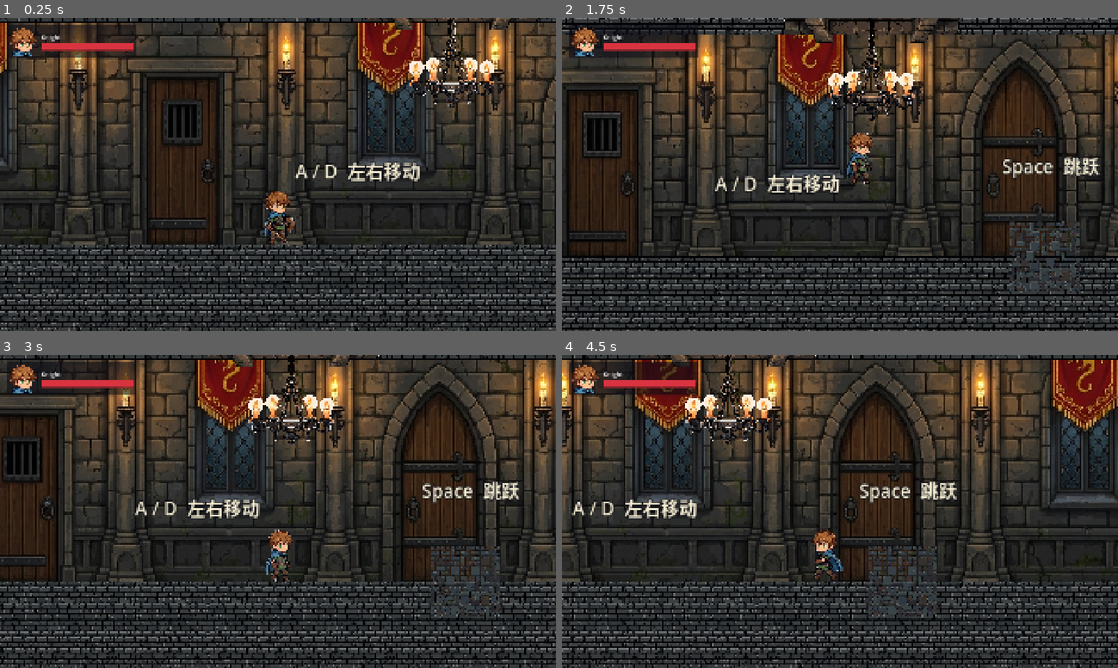
Above: before the commit, frames 1-4 (two rows, left to right).
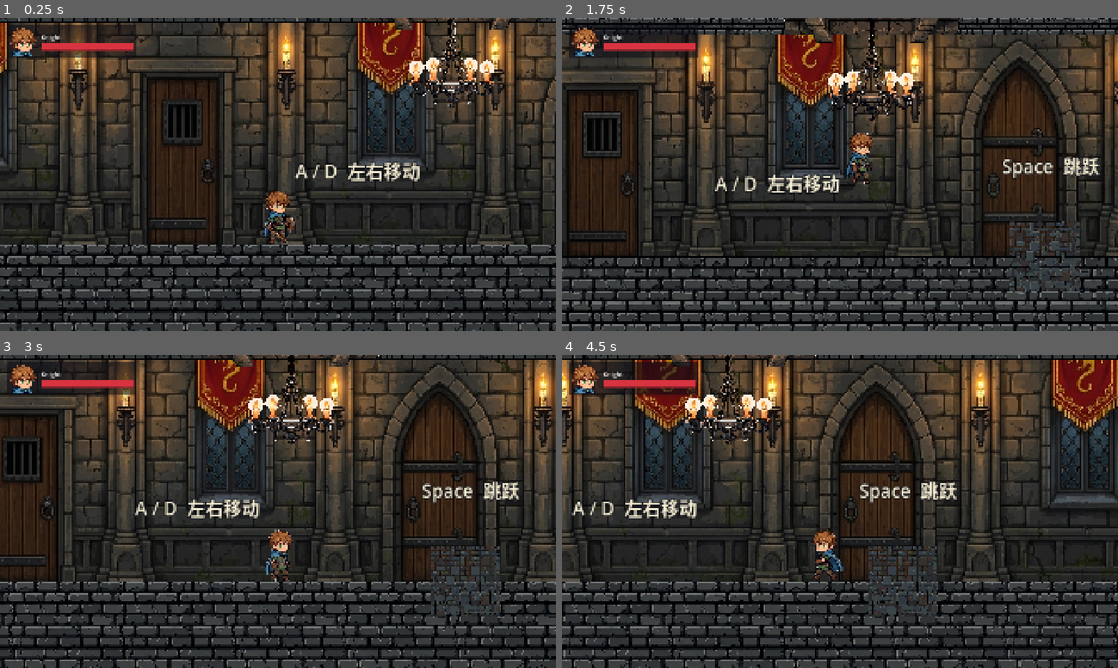
Above: after the commit, the same moments.

Repository: komeadanagito/hollowfen
Game: Godot game, scene res://scenes/tutorial_level.tscn
Same seed, same stepped clock (60 frames per second), same inputs: the game is played once before the commit and once after it.
Inputs (mouse positions are in pixels of both pictures, inside the frame that each line leads up to):
- Up to frame 1 (0.25 s): no input
- Up to frame 2 (1.75 s): tap Enter at 0.5 s; move the mouse to (962, 158) at 0.52 s; hold D (move_right) from 0.53 s (still down); tap J (attack) at 0.6 s; tap Space (jump) at 0.77, 1.52 s; move the mouse to (728, 190) at 1.27 s; tap Tab (switch_character) at 1.35 s
- Up to frame 3 (3 s): move the mouse to (333, 442) at 2.02 s; release D (move_right) at 2.03 s; hold A (move_left) 2.03-2.78 s; tap J (attack) at 2.1 s; move the mouse to (250, 574) at 2.77 s; hold D (move_right) from 2.78 s (still down); tap Tab (switch_character) at 2.85 s
- Up to frame 4 (4.5 s): tap Space (jump) at 3.02, 3.77 s; move the mouse to (1006, 558) at 3.52 s; tap J (attack) at 3.6 s; move the mouse to (673, 464) at 4.27 s; release D (move_right) at 4.28 s; hold A (move_left) from 4.28 s (still down); tap Tab (switch_character) at 4.35 s

The runs differ from the first frame. In frame 1, 14% of the frame differs, in the area x 0-100%, y 72-100%; in frame 2, 12%; in frame 3, 14%; in frame 4, 14%.

Commit message:
tweak: enlarge floor brick tiling (2x)
Co-Authored-By: Claude Opus 4.8 <noreply@anthropic.com>

Diff:
--- a/scenes/tutorial_level.tscn
+++ b/scenes/tutorial_level.tscn
@@ -38,11 +38,11 @@
 [sub_resource type="SystemFont" id="SystemFont_qxil5"]
 font_names = PackedStringArray("Chalkduster", "Hiragino Sans GB", "PingFang SC", "Heiti SC")
 
-[node name="TutorialLevel" type="Node2D" unique_id=1925272209 node_paths=PackedStringArray("party_manager")]
+[node name="TutorialLevel" type="Node2D" unique_id=2085516797 node_paths=PackedStringArray("party_manager")]
 script = ExtResource("1_r0rxt")
 party_manager = NodePath("PartyManager")
 
-[node name="Background" type="Sprite2D" parent="." unique_id=1433466944]
+[node name="Background" type="Sprite2D" parent="." unique_id=2005979490]
 z_index = -100
 texture_filter = 1
 texture_repeat = 2
@@ -52,7 +52,7 @@
 region_enabled = true
 region_rect = Rect2(0, 0, 8000, 1120)
 
-[node name="Ceiling" type="Sprite2D" parent="." unique_id=1349963558]
+[node name="Ceiling" type="Sprite2D" parent="." unique_id=889673682]
 z_index = -40
 texture_filter = 1
 texture_repeat = 2
@@ -62,54 +62,55 @@
 region_enabled = true
 region_rect = Rect2(0, 0, 8000, 230)
 
-[node name="Chandelier_600" type="Sprite2D" parent="." unique_id=1234224895]
+[node name="Chandelier_600" type="Sprite2D" parent="." unique_id=2012688947]
 z_index = -38
 texture_filter = 1
 position = Vector2(600, 360)
 texture = ExtResource("4_tjoum")
 
-[node name="Chandelier_2400" type="Sprite2D" parent="." unique_id=978518999]
+[node name="Chandelier_2400" type="Sprite2D" parent="." unique_id=1456766688]
 z_index = -38
 texture_filter = 1
 position = Vector2(2400, 360)
 texture = ExtResource("4_tjoum")
 
-[node name="Chandelier_4200" type="Sprite2D" parent="." unique_id=270237987]
+[node name="Chandelier_4200" type="Sprite2D" parent="." unique_id=945082867]
 z_index = -38
 texture_filter = 1
 position = Vector2(4200, 360)
 texture = ExtResource("4_tjoum")
 
-[node name="Chandelier_6000" type="Sprite2D" parent="." unique_id=329000616]
+[node name="Chandelier_6000" type="Sprite2D" parent="." unique_id=14103667]
 z_index = -38
 texture_filter = 1
 position = Vector2(6000, 360)
 texture = ExtResource("4_tjoum")
 
-[node name="PH_Terrain_Ground" type="StaticBody2D" parent="." unique_id=733956937]
+[node name="PH_Terrain_Ground" type="StaticBody2D" parent="." unique_id=1767780172]
 editor_description = "[物料] 类别=地形 | 贴图=res://assets/floor_stone.png | 备注=连续地面顶面y=800，向下填充"
 position = Vector2(3500, 1000)
 
-[node name="CollisionShape2D" type="CollisionShape2D" parent="PH_Terrain_Ground" unique_id=1723147196]
+[node name="CollisionShape2D" type="CollisionShape2D" parent="PH_Terrain_Ground" unique_id=209835858]
 shape = SubResource("RectangleShape2D_v4no4")
 
-[node name="Sprite" type="Sprite2D" parent="PH_Terrain_Ground" unique_id=1955609827]
+[node name="Sprite" type="Sprite2D" parent="PH_Terrain_Ground" unique_id=561847817]
 texture_filter = 1
 texture_repeat = 2
 position = Vector2(-4000, -200)
+scale = Vector2(2, 2)
 texture = ExtResource("5_a6d6p")
 centered = false
 region_enabled = true
-region_rect = Rect2(0, 0, 8000, 400)
-
-[node name="PH_Terrain_JumpBlock" type="StaticBody2D" parent="." unique_id=13839223]
+region_rect = Rect2(0, 0, 4000, 200)
+
+[node name="PH_Terrain_JumpBlock" type="StaticBody2D" parent="." unique_id=1002139150]
 editor_description = "[物料] 类别=地形 | 贴图=res://assets/stone_block.png | 备注=跳跃教学"
 position = Vector2(1000, 800)
 
-[node name="CollisionShape2D" type="CollisionShape2D" parent="PH_Terrain_JumpBlock" unique_id=1155014851]
+[node name="CollisionShape2D" type="CollisionShape2D" parent="PH_Terrain_JumpBlock" unique_id=1427627569]
 shape = SubResource("RectangleShape2D_jy485")
 
-[node name="Sprite" type="Sprite2D" parent="PH_Terrain_JumpBlock" unique_id=173493795]
+[node name="Sprite" type="Sprite2D" parent="PH_Terrain_JumpBlock" unique_id=1688826789]
 texture_filter = 1
 texture_repeat = 2
 position = Vector2(-80, -80)
@@ -118,10 +119,10 @@
 region_enabled = true
 region_rect = Rect2(0, 0, 160, 160)
 
-[node name="SpawnPoint" type="Marker2D" parent="." unique_id=671635263]
+[node name="SpawnPoint" type="Marker2D" parent="." unique_id=1564572513]
 position = Vector2(200, 740)
 
-[node name="PartyManager" type="Node2D" parent="." unique_id=818486716]
+[node name="PartyManager" type="Node2D" parent="." unique_id=1766603032]
 script = ExtResource("7_08yhi")
 
 [node name="Knight" type="CharacterBody2D" parent="PartyManager" unique_id=672221398 instance=ExtResource("8_b2nau")]
@@ -151,12 +152,12 @@
 collision_layer = 4
 script = ExtResource("17_5vxda")
 
-[node name="Enemy4" type="CharacterBody2D" parent="." unique_id=739052311 instance=ExtResource("12_0dl17")]
+[node name="Enemy4" type="CharacterBody2D" parent="." unique_id=1099692575 instance=ExtResource("12_0dl17")]
 position = Vector2(6000, 700)
 collision_layer = 4
 script = ExtResource("13_bqfht")
 
-[node name="Enemy5" type="CharacterBody2D" parent="." unique_id=968287093 instance=ExtResource("16_sfsd2")]
+[node name="Enemy5" type="CharacterBody2D" parent="." unique_id=878018601 instance=ExtResource("16_sfsd2")]
 position = Vector2(6400, 700)
 collision_layer = 4
 script = ExtResource("17_5vxda")
@@ -183,7 +184,7 @@
 collision_mask = 0
 script = ExtResource("23_ccthf")
 
-[node name="Switch_B" type="Area2D" parent="." unique_id=7380149 instance=ExtResource("20_5hj4c")]
+[node name="Switch_B" type="Area2D" parent="." unique_id=92292236 instance=ExtResource("20_5hj4c")]
 position = Vector2(4450, 420)
 scale = Vector2(2, 2)
 collision_layer = 128
@@ -191,7 +192,7 @@
 monitoring = false
 script = ExtResource("21_1da40")
 
-[node name="Door_B" type="StaticBody2D" parent="." unique_id=2050057333 instance=ExtResource("22_cyy35")]
+[node name="Door_B" type="StaticBody2D" parent="." unique_id=1216644026 instance=ExtResource("22_cyy35")]
 position = Vector2(4500, 700)
 scale = Vector2(2, 3)
 collision_mask = 0
@@ -203,7 +204,7 @@
 collision_mask = 2
 script = ExtResource("25_imrb0")
 
-[node name="Camera" type="Camera2D" parent="." unique_id=1821107129 node_paths=PackedStringArray("party_manager")]
+[node name="Camera" type="Camera2D" parent="." unique_id=436739066 node_paths=PackedStringArray("party_manager")]
 position = Vector2(200, 740)
 zoom = Vector2(1.5, 1.5)
 limit_left = -500
@@ -217,7 +218,7 @@
 script = ExtResource("28_41vox")
 party_manager = NodePath("../PartyManager")
 
-[node name="L_Move" type="Label" parent="." unique_id=776654126]
+[node name="L_Move" type="Label" parent="." unique_id=2007065422]
 z_index = 10
 offset_left = 240.0
 offset_top = 600.0
@@ -231,7 +232,7 @@
 theme_override_constants/outline_size = 10
 text = "A / D  左右移动"
 
-[node name="L_Jump" type="Label" parent="." unique_id=590084784]
+[node name="L_Jump" type="Label" parent="." unique_id=91502576]
 z_index = 10
 offset_left = 900.0
 offset_top = 560.0
@@ -245,7 +246,7 @@
 theme_override_constants/outline_size = 10
 text = "Space  跳跃"
 
-[node name="L_Attack" type="Label" parent="." unique_id=1411684147]
+[node name="L_Attack" type="Label" parent="." unique_id=2139614126]
 z_index = 10
 offset_left = 1660.0
 offset_top = 560.0
@@ -259,7 +260,7 @@
 theme_override_constants/outline_size = 10
 text = "遇到敌人 — 鼠标攻击"
 
-[node name="L_Ally" type="Label" parent="." unique_id=1104703853]
+[node name="L_Ally" type="Label" parent="." unique_id=1241041284]
 z_index = 10
 offset_left = 2470.0
 offset_top = 430.0
@@ -273,7 +274,7 @@
 theme_override_constants/outline_size = 10
 text = "遇到伙伴，Tab 替换角色"
 
-[node name="L_Switch" type="Label" parent="." unique_id=1813793717]
+[node name="L_Switch" type="Label" parent="." unique_id=542232441]
 z_index = 10
 offset_left = 3020.0
 offset_top = 520.0
@@ -287,7 +288,7 @@
 theme_override_constants/outline_size = 10
 text = "鼠标瞄准射箭"
 
-[node name="L_Shoot" type="Label" parent="." unique_id=1524455365]
+[node name="L_Shoot" type="Label" parent="." unique_id=959764965]
 z_index = 10
 offset_left = 3120.0
 offset_top = 380.0
@@ -302,7 +303,7 @@
 text = "墙挡路！射高处的开关
 墙会下降"
 
-[node name="L_Shoot2" type="Label" parent="." unique_id=567772661]
+[node name="L_Shoot2" type="Label" parent="." unique_id=1687183039]
 z_index = 10
 offset_left = 4120.0
 offset_top = 340.0
@@ -317,7 +318,7 @@
 text = "又一道墙
 打更高处的开关"
 
-[node name="L_Goblin" type="Label" parent="." unique_id=1170231258]
+[node name="L_Goblin" type="Label" parent="." unique_id=1482902005]
 z_index = 10
 offset_left = 4780.0
 offset_top = 540.0
@@ -331,7 +332,7 @@
 theme_override_constants/outline_size = 10
 text = "小心：哥布林弓箭手"
 
-[node name="L_Exit" type="Label" parent="." unique_id=1860444746]
+[node name="L_Exit" type="Label" parent="." unique_id=1220488120]
 z_index = 10
 offset_left = 6650.0
 offset_top = 560.0
